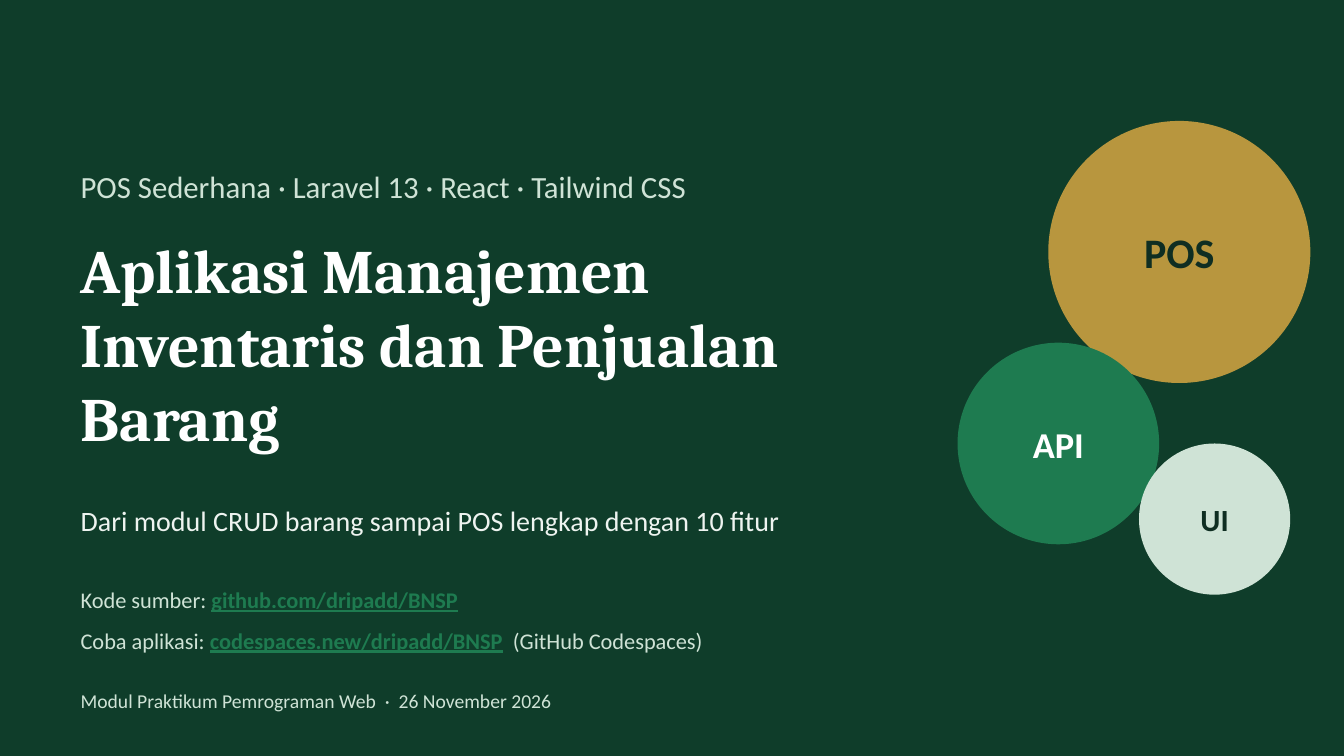
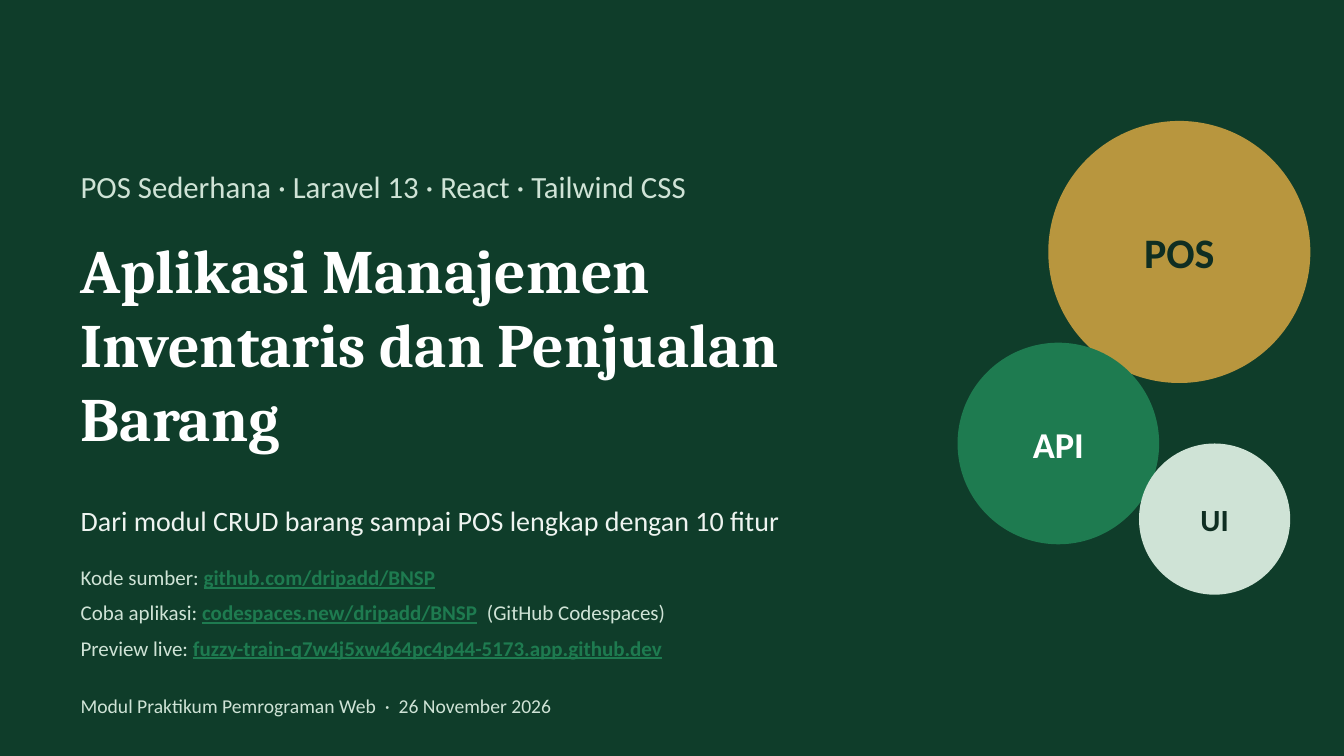
Before and after one commit to alexsandri/batam, a slide deck: slide 1 of presentasi/Aplikasi_Barang.pptx. Drawn at 1344x756 pixels with LibreOffice and Linux fonts; fonts in the diff are those of the drawing. Boxes give left, top, right and bottom in pixels: in the first picture for what was removed or moved away, otherwise in the second. Text is boxed around its words. In the diff, an @@ line names an element or a change of style, - is before the commit and + after.

Commit message:
Tambah tautan preview live Codespaces pada presentasi

```diff
--- a/presentasi/Aplikasi_Barang.pptx
+++ b/presentasi/Aplikasi_Barang.pptx
@@ text "Kode sumber: github.com/dripadd/BNSP": place and size @@
-text "Kode sumber: github.com/dripadd/BNSP" at [81, 592, 457, 612]
+text "Kode sumber: github.com/dripadd/BNSP" at [81, 570, 435, 589]
@@ text "Kode sumber: github.com/dripadd/BNSP" at [81, 570, 435, 589]: size 16 to 15 pt @@
@@ text "Coba aplikasi: codespaces.new/dripadd/BNSP (GitHub Codespace ..." at [81, 605, 665, 624]: size 16 to 15 pt @@
@@ text "Coba aplikasi: codespaces.new/dripadd/BNSP (GitHub Codespace ...": place and size @@
-text "Coba aplikasi: codespaces.new/dripadd/BNSP (GitHub Codespace ..." at [81, 633, 703, 653]
+text "Coba aplikasi: codespaces.new/dripadd/BNSP (GitHub Codespace ..." at [81, 605, 665, 624]
@@ text added at [81, 641, 662, 659], 15 pt, text #1E7B50, bold, underline @@
+Preview live: fuzzy-train-q7w4j5xw464pc4p44-5173.app.github.dev
@@ text "Modul Praktikum Pemrograman Web · ...": place and size @@
-text "Modul Praktikum Pemrograman Web · ..." at [81, 694, 551, 712]
+text "Modul Praktikum Pemrograman Web · ..." at [81, 699, 551, 717]
```
Also in this commit, not shown: 1 other slide changed, 1 other file.
